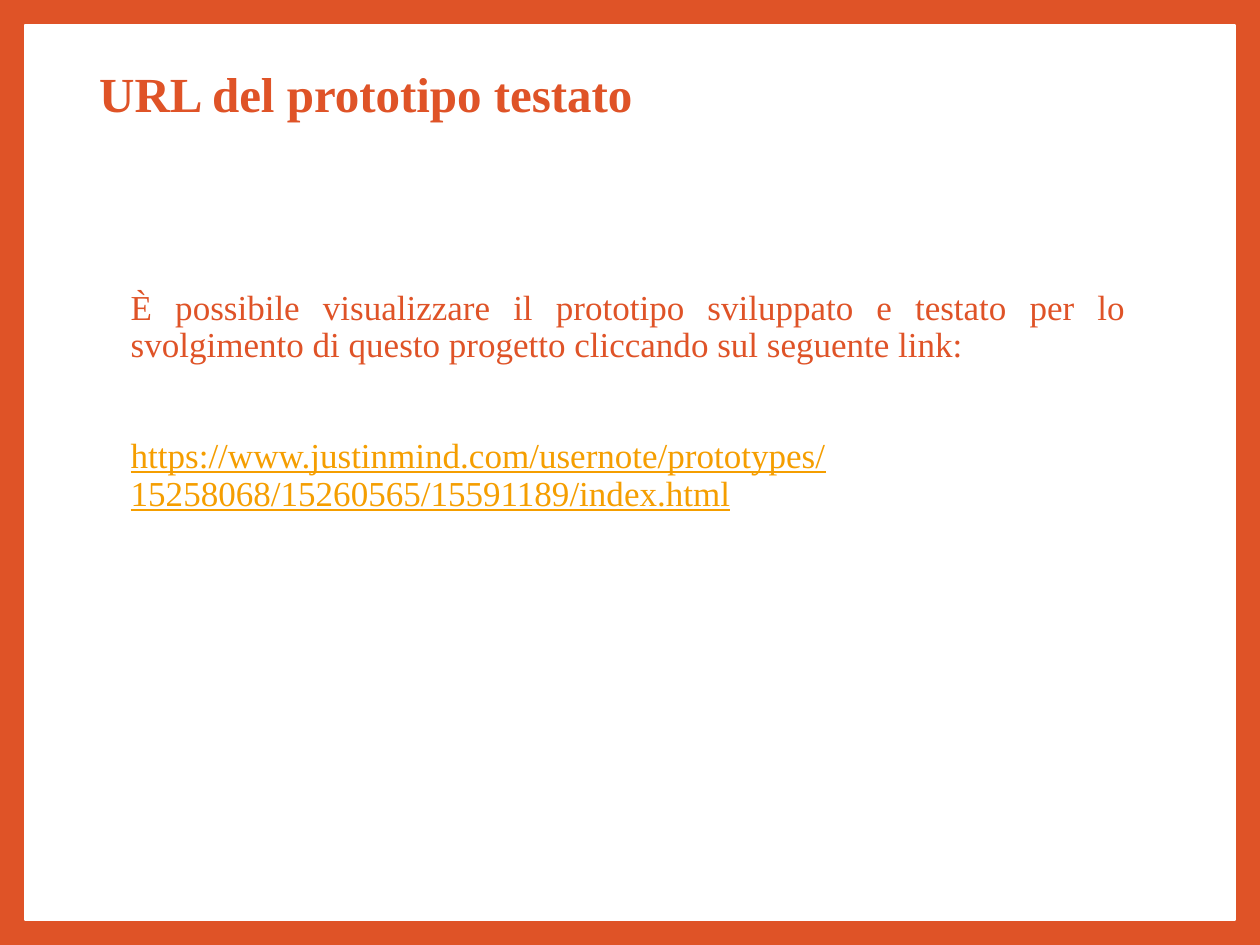
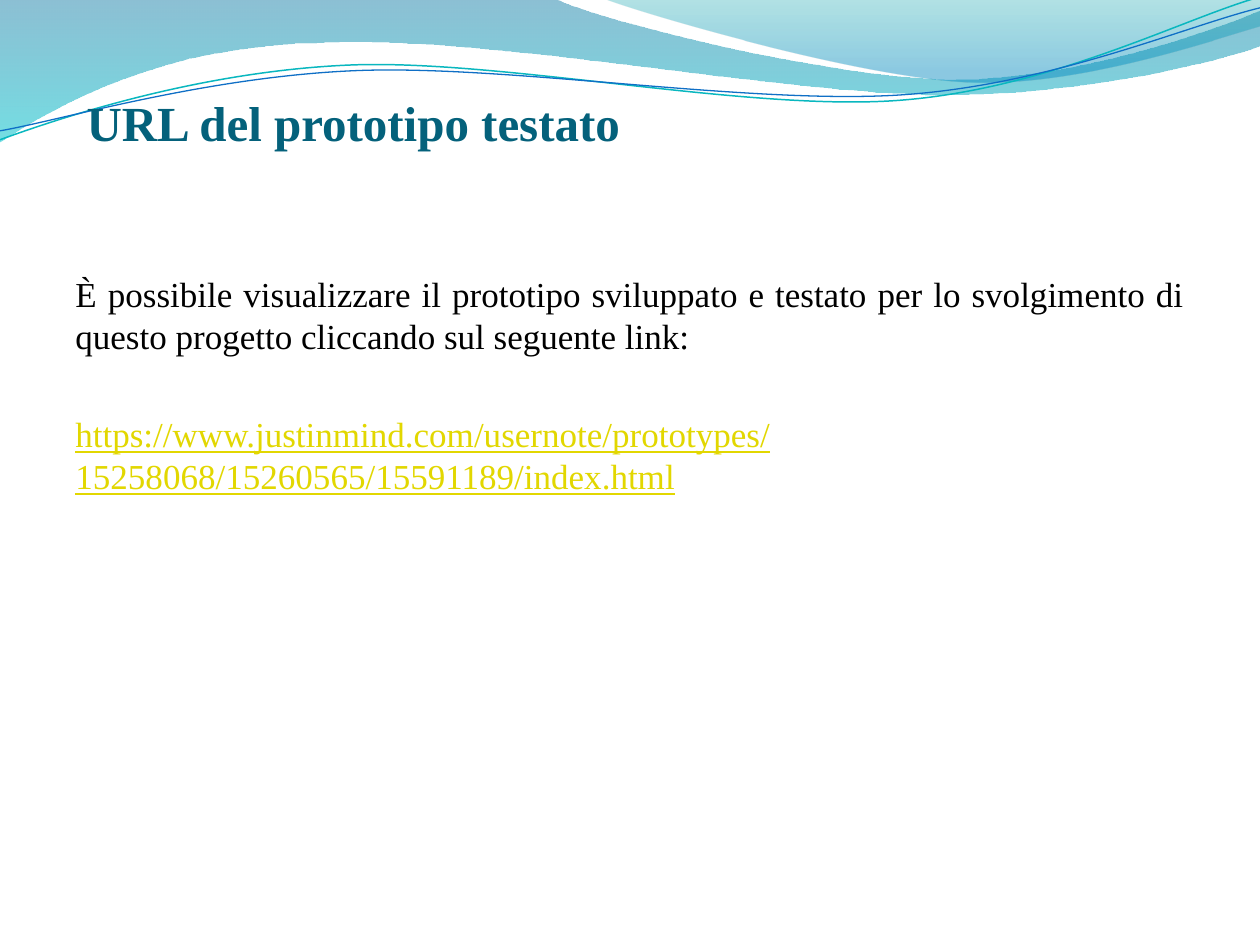
Before and after one commit to giusmastro91/Cognitive-systems, a slide deck: slide 4 of Prova_6/Leone_Mastrosimone_PresentazioneProgetto.pptx. Drawn at 1260x945 pixels with LibreOffice and Linux fonts; fonts in the diff are those of the drawing; background and template pictures are left out. Boxes give left, top, right and bottom in pixels: in the first picture for what was removed or moved away, otherwise in the second. Text is boxed around its words. In the diff, an @@ line names an element or a change of style, - is before the commit and + after.

```diff
--- a/Prova_6/Leone_Mastrosimone_PresentazioneProgetto.pptx
+++ b/Prova_6/Leone_Mastrosimone_PresentazioneProgetto.pptx
@@ background #DF5327 to picture (left out) @@
@@ freeform shape added at [0, 0, 1260, 142], fill gradient #0074A1 to #00C6CF @@
@@ freeform shape added at [0, 0, 1260, 147], outline #0AB8BF 0.85 pt @@
@@ freeform shape added at [0, 8, 1260, 141], outline #0F6FC6 0.75 pt @@
@@ rectangle removed at [25, 25, 1235, 920] @@
@@ freeform shape added at [604, 0, 1260, 87], fill gradient #00A1A9 to #008BBF @@
@@ text "URL del prototipo testato" at [87, 103, 620, 151]: text colour #DF5327 to #04617B; line spacing 0.9 to 1; vertical alignment middle to bottom @@
@@ text "È possibile visualizzare il prototipo ...": place and size @@
-text "È possibile visualizzare il prototipo ..." at [131, 292, 1124, 511]
+text "È possibile visualizzare il prototipo ..." at [75, 280, 1183, 495]
@@ text "È possibile visualizzare il prototipo ..." at [75, 280, 1183, 495]: text colour #DF5327 to #000000 in "È possibile visualizzare il prototipo sviluppato e ..."; text colour #F59E00 to #E2D700 in "https://www.justinmind.com/usernote/prototypes/15258068/1526 ..."; line spacing 0.9 to 1; less space between paragraphs @@
```
Also in this commit, not shown: 38 other slides changed.
